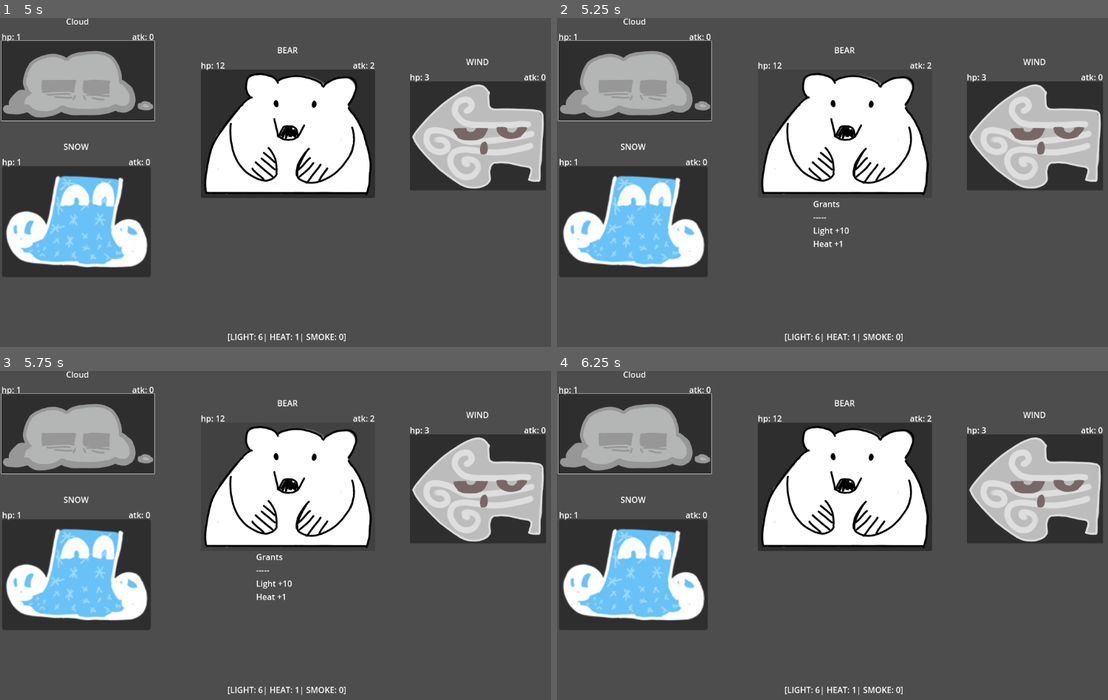
Above: before the commit, frames 1-4 (two rows, left to right).
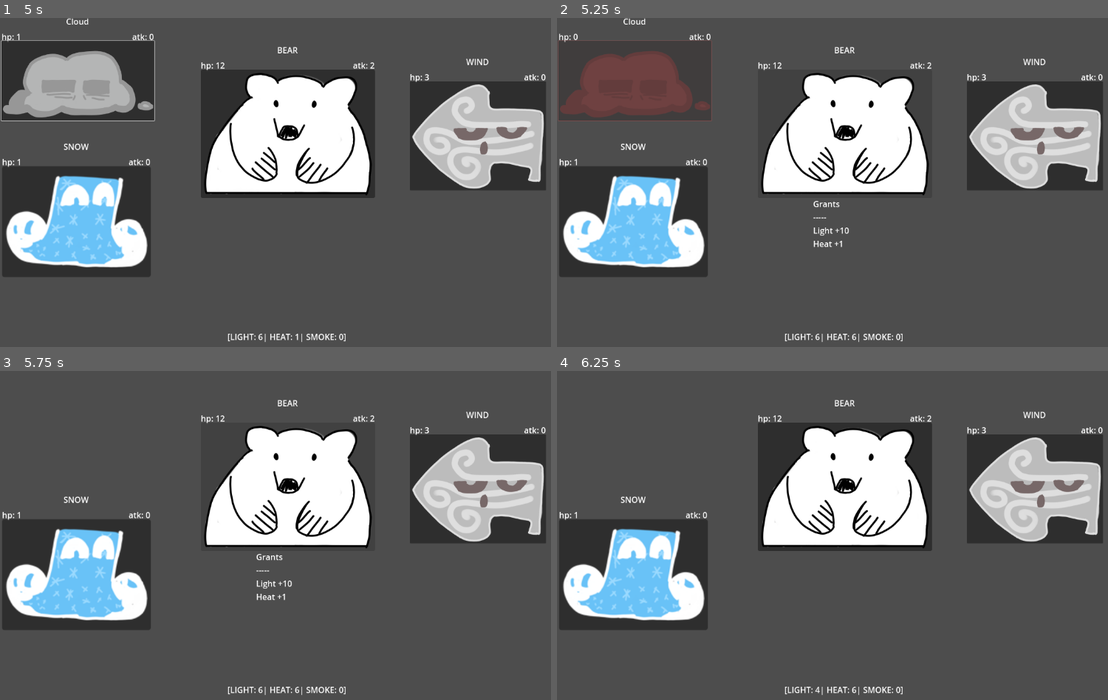
Above: after the commit, the same moments.

Repository: alex-mike-mark-again/godot-combat
Game: Godot game, scene res://main_menu.tscn
Two runs of this game, one before a commit and one after it. Both use one fixed random seed, a clock stepped at 60 frames per second and the inputs below. The engine's default icon, where the game draws it, is replaced by a stand-in: a white triangle on a blue panel in a dark square.
Inputs (mouse positions are in pixels of both pictures, inside the frame that each line leads up to):
- Up to frame 1 (5 s): click "Start" at 0.5 s; click (77, 80) at 1.27 s; click (77, 80) at 2.02 s; click (77, 80) at 2.77 s; tap Enter at 3.5 s; move the mouse to (424, 166) at 3.52 s; move the mouse to (176, 198) at 4.27 s
- Up to frame 2 (5.25 s): tap Space at 5 s; move the mouse to (909, 110) at 5.02 s
- Up to frame 3 (5.75 s): no input
- Up to frame 4 (6.25 s): move the mouse to (821, 601) at 5.77 s

Frame 1 is identical in both runs. In frame 2, 3.8% of the frame differs, in the area x 0-55%, y 4-98%; in frame 3, 6.9%; in frame 4, 6.9%, in the area x 0-55%, y 0-98%.

Commit message:
Death anim plays on stage win now.

Diff:
--- a/battle_manager.gd
+++ b/battle_manager.gd
@@ -7,6 +7,7 @@
 var currentTroop
 var battleCount = 0
 var turnsTaken = 0
+var clickOn = true
 
 var troops = [
 #	"res://troops/three_dudes.tscn",
@@ -23,13 +24,17 @@
 	globals = get_node("/root/Globals")
 
 func on_select(e):
+	if !clickOn:
+		return
+
 	if selected != null && selected.name == e.name:
-		_battle()
+		await _battle()
 		_check_end_of_battle()
 
 	selected = e
 
 func _battle():
+	clickOn = false
 	turnsTaken += 1
 	selected.take_damage(player.atk)
 	selected.reduce_atk(player.rdc)
@@ -41,6 +46,8 @@
 			enemy.attack_vfx()
 			await enemy.animationPlayer.animation_finished
 			player.take_damage(enemy.atk)
+
+	clickOn = true
 
 func _check_end_of_battle():
 	if player.dead:
